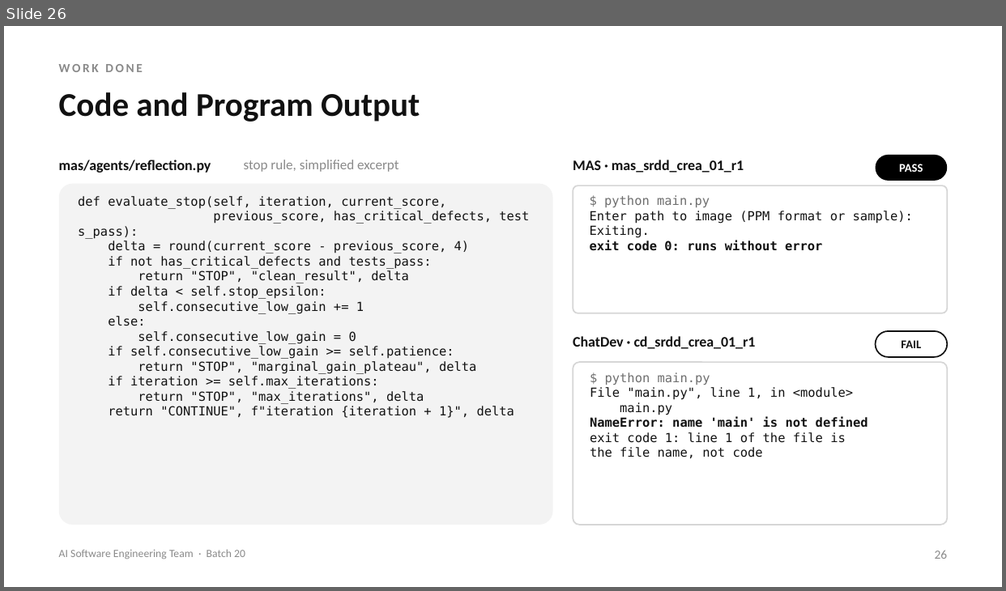
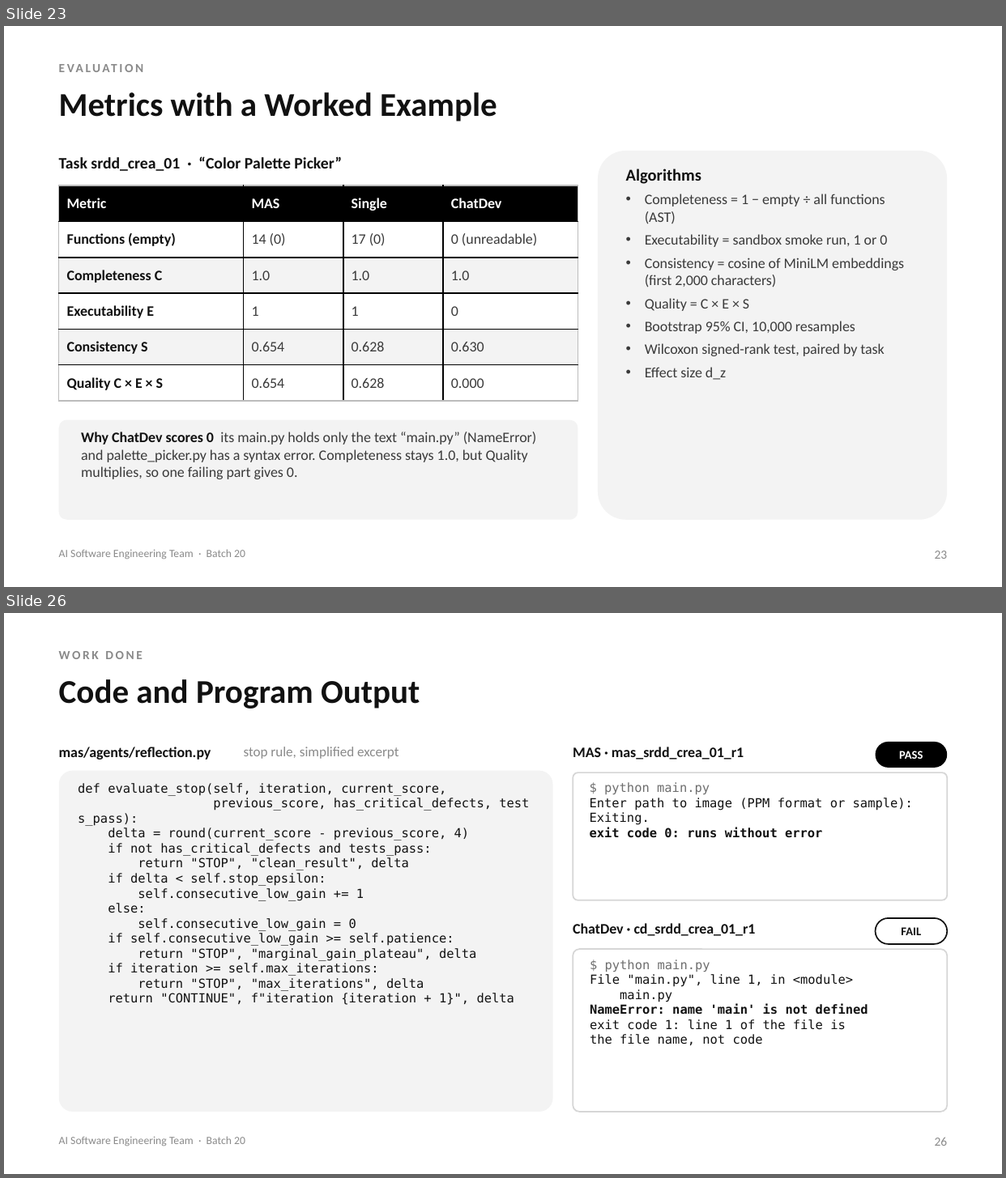
Before and after one commit to Varshith-092006/MAS, a slide deck: presentation/MAS_2nd_Review.pptx. Shown one above the other, each under a label of ours: slide 26 before the commit, slides 23 and 26 after it; the slides between them are not shown. The pictures are 1006x591 and 1006x1178 pixels, drawn with LibreOffice and Linux fonts; fonts in the diff are those of the drawing. Boxes give left, top, right and bottom in pixels: in the first picture for what was removed or moved away, otherwise in the second. Text is boxed around its words. In the diff, an @@ line names an element or a change of style, - is before the commit and + after.

```diff
--- a/presentation/MAS_2nd_Review.pptx
+++ b/presentation/MAS_2nd_Review.pptx
@@ slide 23 added at box(4, 26, 1002, 587), background #FFFFFF @@
@@ text added at box(59, 58, 947, 84), 9 pt, text #8A8A8A, bold @@
+EVALUATION
@@ text added at box(59, 92, 497, 122), 24 pt, text #111111, bold @@
+Metrics with a Worked Example
@@ text added at box(59, 156, 342, 171), 11.5 pt, text #111111, bold @@
+Task srdd_crea_01 · “Color Palette Picker”
@@ rounded rectangle added at box(598, 151, 947, 520), fill #F3F3F3, 10.5 pt, text #3A3A3A @@
+Algorithms
+• Completeness = 1 − empty ÷ all functions (AST)
+• Executability = sandbox smoke run, 1 or 0
+• Consistency = cosine of MiniLM embeddings (first 2,000 characters)
+• Quality = C × E × S
+• Bootstrap 95% CI, 10,000 resamples
+• Wilcoxon signed-rank test, paired by task
+• Effect size d_z
@@ table added at box(59, 186, 577, 401), 6 rows, 4 columns @@
+Metric | MAS | Single | ChatDev
+Functions (empty) | 14 (0) | 17 (0) | 0 (unreadable)
+Completeness C | 1.0 | 1.0 | 1.0
+Executability E | 1 | 1 | 0
+Consistency S | 0.654 | 0.628 | 0.630
+Quality C × E × S | 0.654 | 0.628 | 0.000
@@ rounded rectangle added at box(59, 420, 577, 520), fill #F3F3F3, 10.5 pt, text #3A3A3A @@
+Why ChatDev scores 0 its main.py holds only the text “main.py” (NameError) and palette_picker.py has a syntax error. Completeness stays 1.0, but Quality multiplies, so one failing part gives 0.
@@ text added at box(59, 549, 245, 559), 8 pt, text #8A8A8A @@
+AI Software Engineering Team · Batch 20
@@ text added at box(935, 551, 948, 559), 9 pt, text #8A8A8A @@
+23
```
Also in this commit, not shown: 16 slides changed, 7 other slides added, 8 slides removed, 7 other files.
